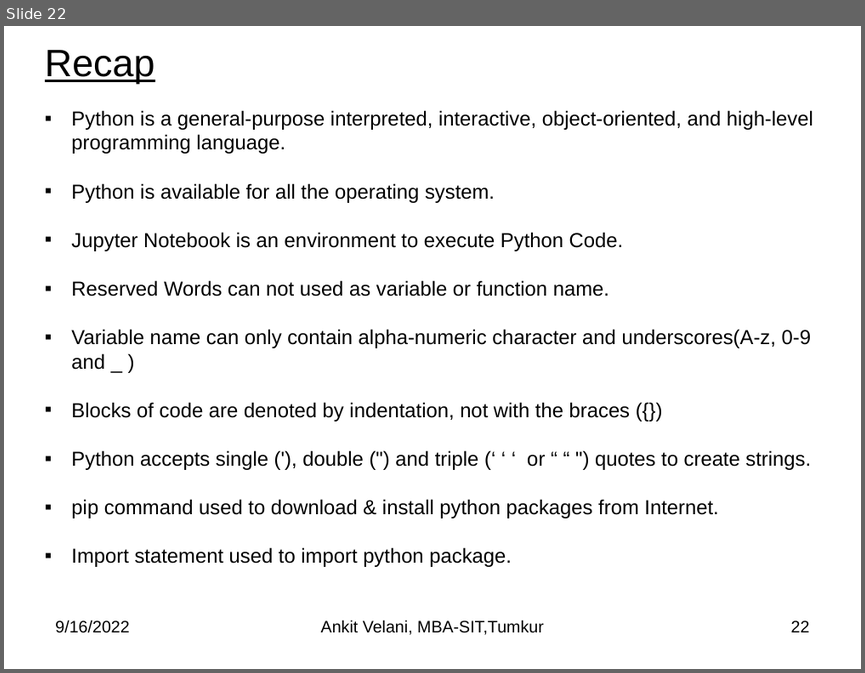
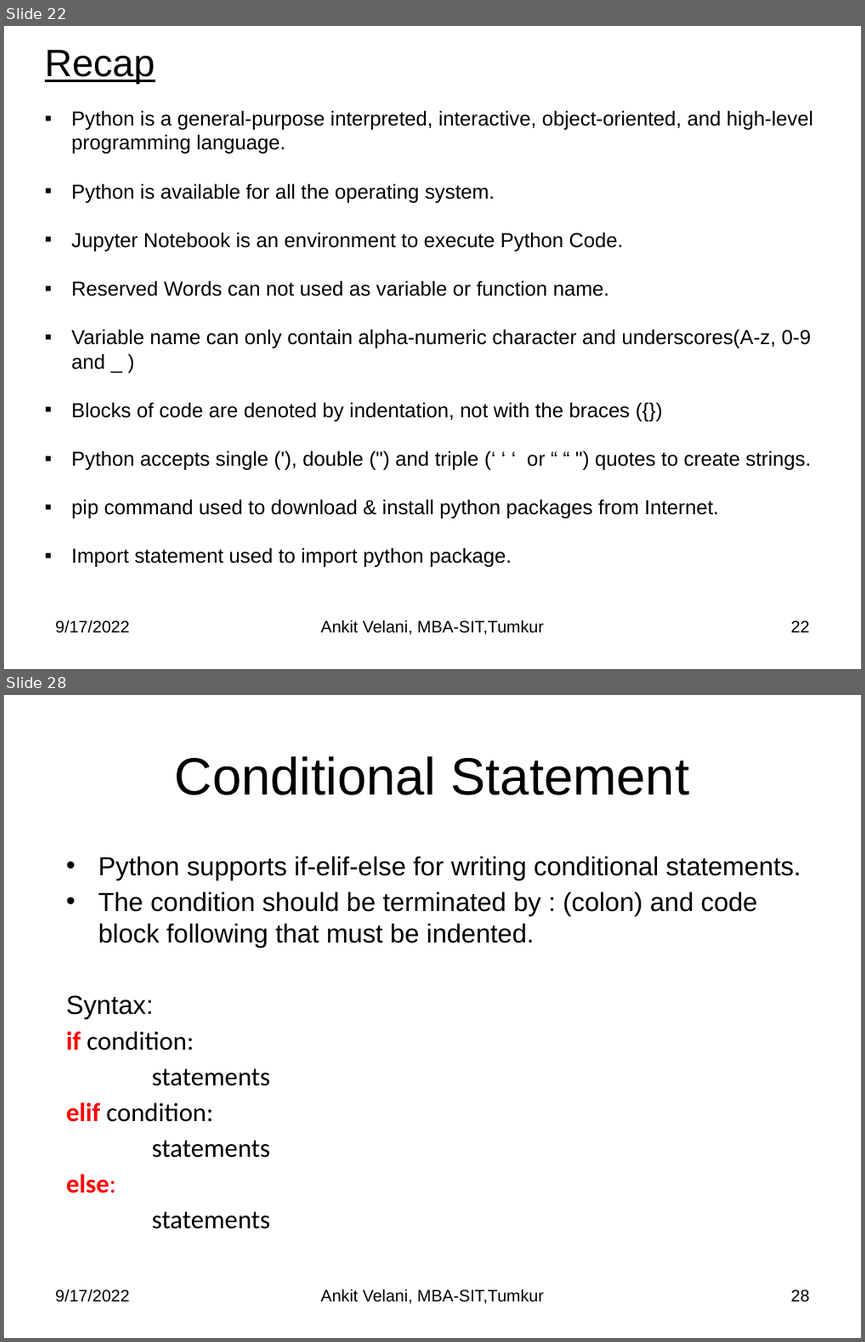
Before and after one commit to sitmbadept/sitmbadept.github.io, a slide deck: BDTM/Python/Unit-4-Python-Programming.pptx. Shown one above the other, each under a label of ours: slide 22 before the commit, slides 22 and 28 after it; the slides between them are not shown. The pictures are 865x673 and 865x1342 pixels, drawn with LibreOffice and Linux fonts; fonts in the diff are those of the drawing. Boxes give left, top, right and bottom in pixels: in the first picture for what was removed or moved away, otherwise in the second. Text is boxed around its words. In the diff, an @@ line names an element or a change of style, - is before the commit and + after.

```diff
--- a/BDTM/Python/Unit-4-Python-Programming.pptx
+++ b/BDTM/Python/Unit-4-Python-Programming.pptx
@@ slide 28 added at bbox=[4, 695, 861, 1338], background #FFFFFF @@
@@ title added at bbox=[175, 756, 689, 795], 44 pt, text #000000 @@
+Conditional Statement
@@ text added at bbox=[66, 856, 801, 1229], 22 pt, text #000000 @@
+• Python supports if-elif-else for writing conditional statements.
+• The condition should be terminated by : (colon) and code block following that must be indented.
+Syntax:
+if condition:
+statements
+elif condition:
+statements
+else:
+statements
@@ text added at bbox=[55, 1288, 129, 1302], 14 pt, text #000000 @@
+9/17/2022
@@ text added at bbox=[321, 1288, 544, 1304], 14 pt, text #000000 @@
+Ankit Velani, MBA-SIT,Tumkur
@@ page number added at bbox=[791, 1289, 810, 1302], 14 pt, text #000000 @@
+28
@@ slide 22 changed as well @@
@@ text at bbox=[55, 619, 129, 633]: text changed @@
-9/16/2022
+9/17/2022
```
Also in this commit, not shown: 20 other slides changed, 41 other slides added.
